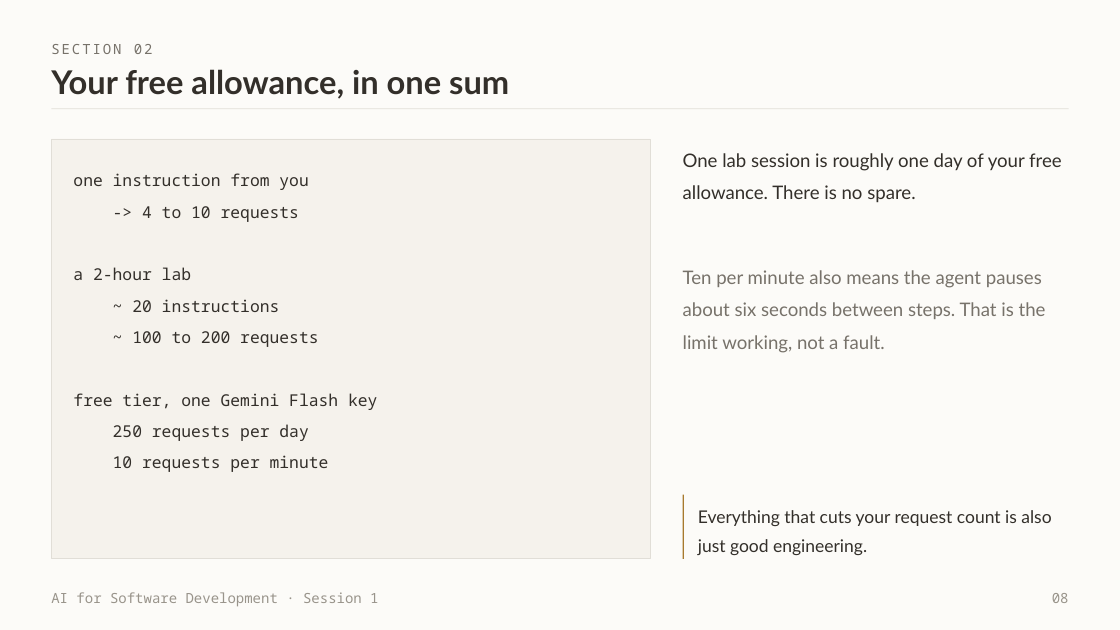
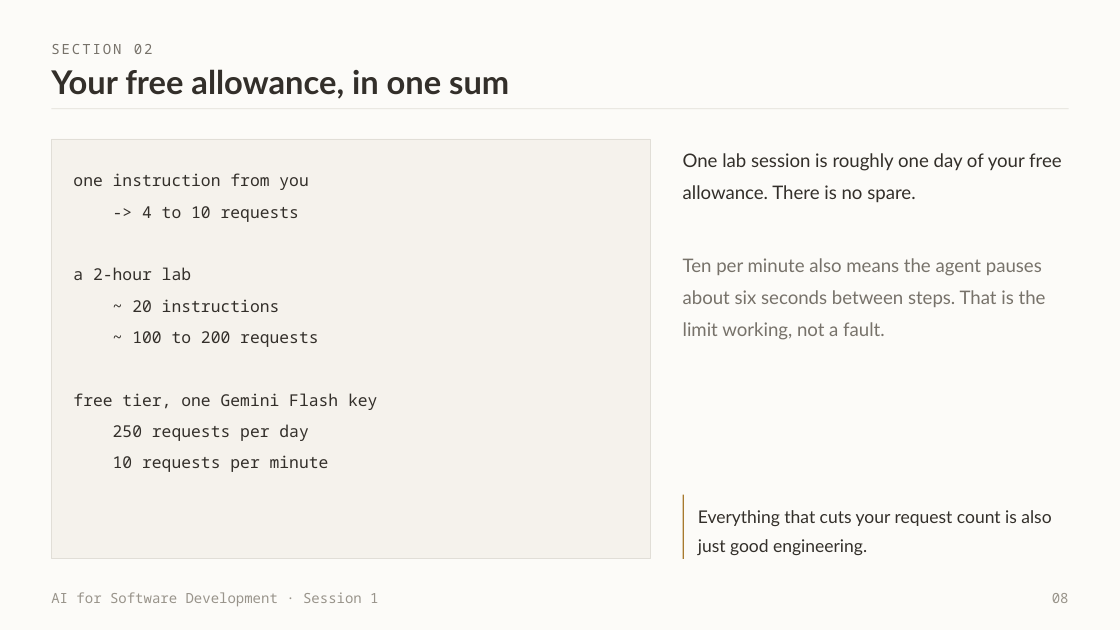
Before and after one commit to witchapong/ai-for-software-dev, a slide deck: slide 8 of slides/Session 1 - Meet Your Agent.pptx. Drawn at 1120x630 pixels with LibreOffice and Linux fonts; fonts in the diff are those of the drawing. Boxes give left, top, right and bottom in pixels: in the first picture for what was removed or moved away, otherwise in the second. Text is boxed around its words. In the diff, an @@ line names an element or a change of style, - is before the commit and + after.

```diff
--- a/slides/Session 1 - Meet Your Agent.pptx
+++ b/slides/Session 1 - Meet Your Agent.pptx
@@ text "Ten per minute also means ...": place and size @@
-text "Ten per minute also means ..." at (683,270,1046,353)
+text "Ten per minute also means ..." at (683,258,1046,340)
```
Also in this commit, not shown: 7 other slides changed, 9 other files.
